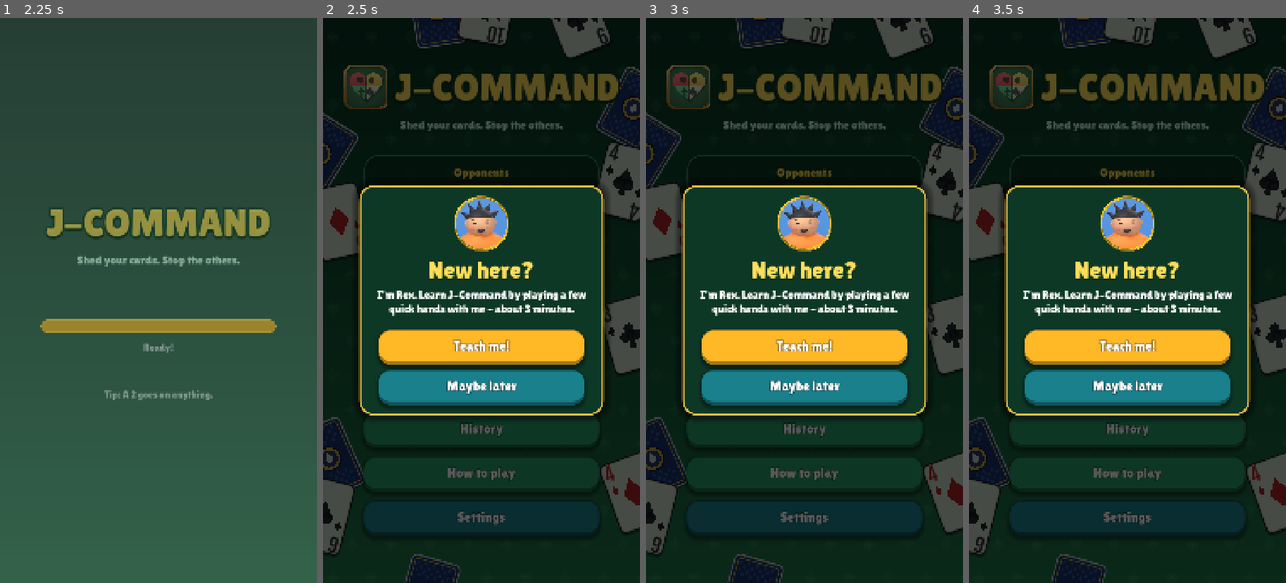
Above: before the commit, frames 1-4 (left to right).
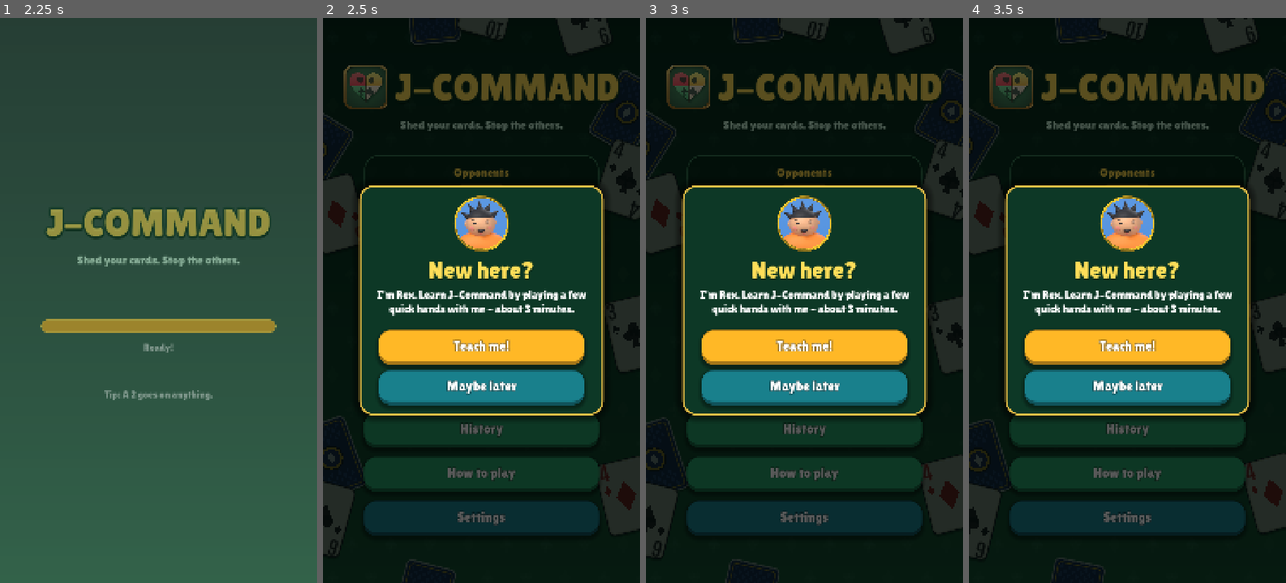
Above: after the commit, the same moments.

Repository: lambou/jcommand-cards-monorepo
Game: Godot game, scene res://scenes/main.tscn
Two runs of this game, one before a commit and one after it. Both use one fixed random seed, a clock stepped at 60 frames per second and the inputs below.
Inputs (mouse positions are in pixels of both pictures, inside the frame that each line leads up to):
- Up to frame 1 (2.25 s): tap Enter at 0.5 s; move the mouse to (228, 272) at 0.52 s; hold Right 0.53-1.25 s; click (228, 272) at 0.67 s; tap Space at 0.77 s; drag from (95, 328) to (142, 413) at 1.27 s; move the mouse to (190, 176) at 2.02 s; hold Right from 2.03 s (still down); click (190, 176) at 2.17 s
- Up to frame 2 (2.5 s): keep holding Right
- Up to frame 3 (3 s): release Right at 2.75 s; click "Easy" at 2.75 s
- Up to frame 4 (3.5 s): no input

Frame 1 is identical in both runs. In frame 2, 9.1% of the frame differs, in the area x 0-100%, y 0-100%; in frame 3, 9.2%; in frame 4, 9.2%.

Commit message:
Menu backdrop: dim veil over the scattered cards, and each card drifts on its own random track
A felt-dark scrim sits between the backdrop and the menu so the foreground stays the focus.
Each card wanders slowly (offset, tilt, a slight scale) along its own noise track with a
random start and speed; reduce motion keeps them still.

Co-Authored-By: Claude Sonnet 5.5 <noreply@anthropic.com>

Diff:
--- a/apps/mobile/scripts/ui/menu_backdrop.gd
+++ b/apps/mobile/scripts/ui/menu_backdrop.gd
@@ -6,12 +6,19 @@
 const UI := preload("res://scripts/ui/ui_kit.gd")
 const CardArt := preload("res://scripts/ui/card_art.gd")
 const CardView := preload("res://scripts/ui/card_view.gd")
+const Settings := preload("res://scripts/game/settings.gd")
 
 const PATTERN_STEP := 132.0          # grid spacing of the suit pattern
 const PATTERN_SIZE := 30.0           # suit glyph size in the pattern
 const PATTERN_COL := Color(0.6, 1.0, 0.75, 0.05)
 const CARD_SCALE := 1.15
 const CARD_TINT := Color(0.8, 0.86, 0.82, 0.92)   # shaded so the cards sit back behind the menu
+const SCRIM := Color(0.02, 0.13, 0.08, 0.5)       # felt-dark veil over pattern + cards: the menu stays the focus
+# Random drift: each card wanders on its own noise track (offset, tilt, a slight breathing scale).
+const DRIFT_PX := 26.0
+const DRIFT_DEG := 6.0
+const DRIFT_SCALE := 0.03
+const DRIFT_SPEED := 0.09   # noise units per second: slow enough to stay in the background
 
 ## [x, y] as fractions of the screen (card centre), rotation in degrees, card ("" = back, else rank+suit).
 ## Kept to the margins and corners: the menu column covers roughly x 0.14..0.86.
@@ -31,6 +38,10 @@
 ]
 
 var _cards: Array[Control] = []
+var _noise := FastNoiseLite.new()
+var _seeds: Array[float] = []   # per card: where on the noise track it starts
+var _speeds: Array[float] = []  # per card: how fast it wanders
+var _t := 0.0
 
 
 func _ready() -> void:
@@ -62,15 +73,43 @@
 		v.modulate = CARD_TINT
 		add_child(v)
 		_cards.append(v)
+		_seeds.append(randf() * 1000.0)
+		_speeds.append(DRIFT_SPEED * randf_range(0.6, 1.4))
+	var scrim := ColorRect.new()
+	scrim.color = SCRIM
+	scrim.set_anchors_and_offsets_preset(Control.PRESET_FULL_RECT)
+	scrim.mouse_filter = Control.MOUSE_FILTER_IGNORE
+	add_child(scrim)
+	_noise.noise_type = FastNoiseLite.TYPE_SIMPLEX_SMOOTH
+	_noise.frequency = 1.0
+	_noise.seed = randi()
 	resized.connect(_layout)
+	_layout()
+	set_process(not Settings.reduce())
+
+
+func _process(delta: float) -> void:
+	_t += delta
 	_layout()
 
 
+## Rest position from SCATTER plus each card's random drift (none with reduce motion: _t stays 0).
 func _layout() -> void:
 	for i in _cards.size():
 		var spec: Array = SCATTER[i]
 		var v := _cards[i]
-		v.position = Vector2(spec[0] * size.x, spec[1] * size.y) - v.size / 2.0
+		var drift := Vector2.ZERO
+		var tilt := 0.0
+		var breathe := 0.0
+		if _t > 0.0:
+			var p := _seeds[i] + _t * _speeds[i]
+			# Separate tracks of the same noise (far-apart y rows) so x, y, tilt and scale move independently.
+			drift = Vector2(_noise.get_noise_2d(p, 0.0), _noise.get_noise_2d(p, 100.0)) * DRIFT_PX * 2.0
+			tilt = _noise.get_noise_2d(p, 200.0) * DRIFT_DEG * 2.0
+			breathe = _noise.get_noise_2d(p, 300.0) * DRIFT_SCALE * 2.0
+		v.position = Vector2(spec[0] * size.x, spec[1] * size.y) - v.size / 2.0 + drift
+		v.rotation = deg_to_rad(spec[2] + tilt)
+		v.scale = Vector2.ONE * CARD_SCALE * (1.0 + breathe)
 
 
 ## Staggered grid of all four suits, barely lighter than the felt.
